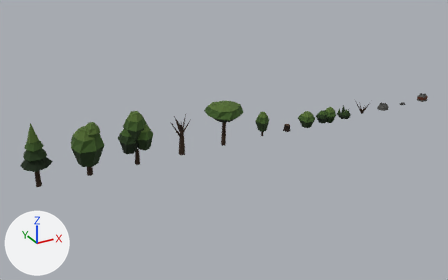
Before and after pictures for a commit that changed the Blender file blend/props.blend.
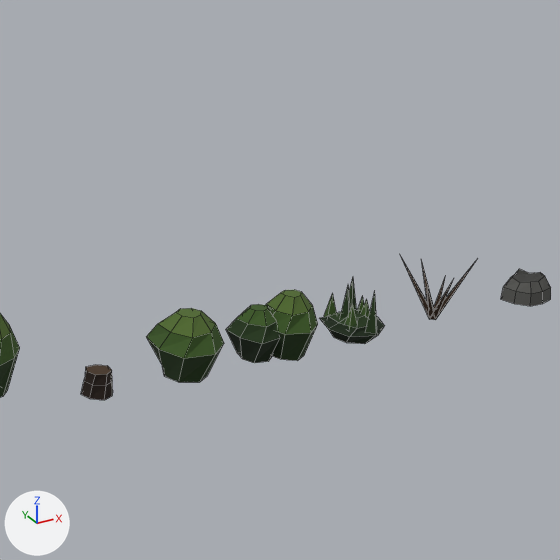
Each version is shown whole from a 50 mm lens placed at (-3.54, -44.58, 9.98), pointed at (7.34, -24.79, 0.09), then close up on the part from 59% to 87% of the width and 15% to 60% of the height. The axes (+X, +Y, +Z) are drawn at lower left. The lights are the same throughout. The last two pictures show the newer version. The close-ups show mesh edges as thin lines.

Names of what the first close-up shows: 'bush_mound', 'bush_scrub', 'bush_thicket', 'bush_two', 'rock', 'stump', 'tree_young'.
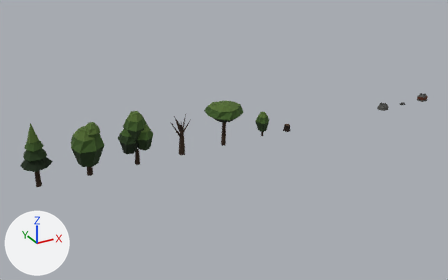
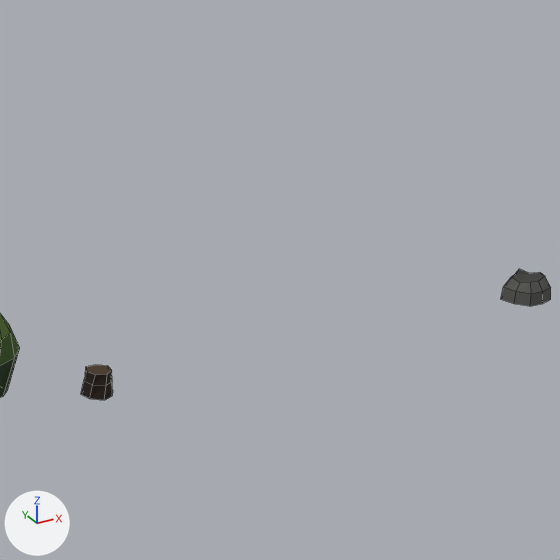
Boxes (x1, y1, x2, y2) around the edits, measured in the close-ups (560 x 560 px):
'bush_two', deleted
    before: (226, 290, 318, 363)
    faces in mat_p_leaf_d (dark green #233817): (226, 318, 317, 361)
    faces in mat_p_leaf (dark green #3b5823): (237, 304, 318, 334)
    faces in mat_p_leaf_dd (black #152610): (226, 330, 280, 363)
    faces in mat_p_leaf_l (dark green #50692d): (267, 290, 313, 315)
'bush_mound', deleted (dark green)
    before: (146, 308, 224, 382)
    faces in mat_p_leaf (dark green #3b5823): (146, 324, 224, 358)
    faces in mat_p_leaf_d (dark green #233817): (146, 337, 223, 382)
    faces in mat_p_leaf_l (dark green #50692d): (158, 308, 216, 338)
'bush_scrub', deleted
    before: (320, 278, 385, 344)
    faces in mat_p_leaf_d (dark green #233817): (328, 278, 378, 333)
    faces in mat_p_leaf_dd (black #152610): (320, 316, 385, 344)
    faces in mat_p_leaf (dark green #3b5823): (324, 293, 370, 329)
'bush_thicket', deleted
    before: (401, 257, 476, 320)
    faces in mat_p_trunk (brown #362517): (401, 257, 476, 320)

The change in detail:
Object 'bush_mound' (ob_bush_mound) is deleted.
Object 'bush_two' (ob_bush_two) is deleted.
Object 'bush_scrub' (ob_bush_scrub) is deleted.
Object 'bush_thicket' (ob_bush_thicket) is deleted.
